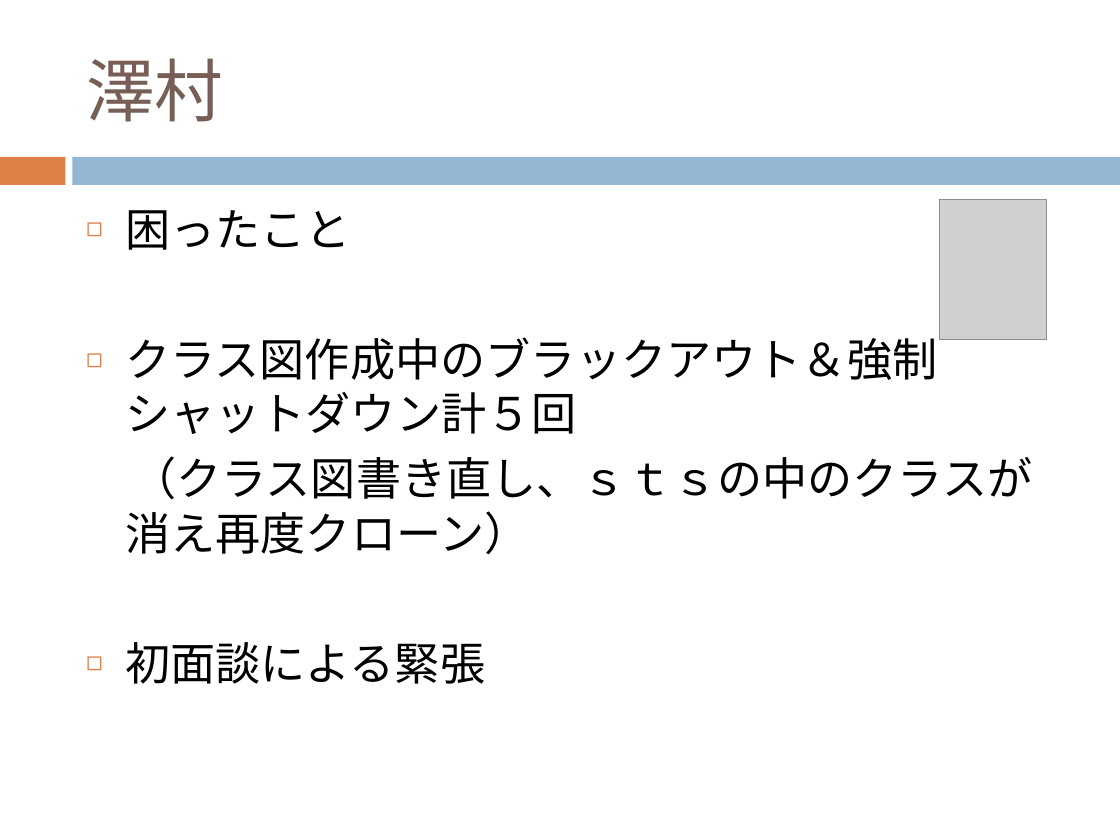
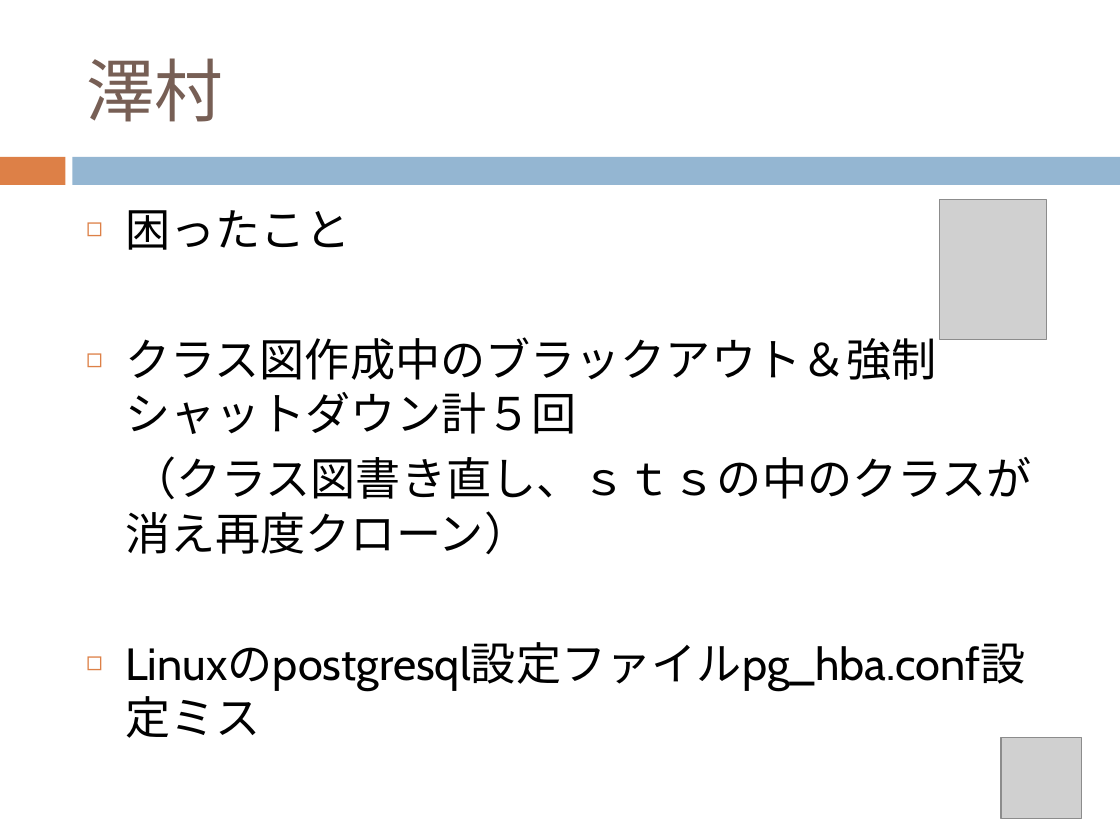
Before and after one commit to chocomegane/springC, a slide deck: slide 18 of document/ECサイト.pptx. Drawn at 1120x840 pixels with LibreOffice and Linux fonts; fonts in the diff are those of the drawing; grey boxes stand for pictures. Boxes give left, top, right and bottom in pixels: in the first picture for what was removed or moved away, otherwise in the second. Text is boxed around its words. In the diff, an @@ line names an element or a change of style, - is before the commit and + after.

```diff
--- a/document/ECサイト.pptx
+++ b/document/ECサイト.pptx
@@ text at (125, 642, 1026, 691): text changed @@
-◻ 初面談による緊張
+◻ Linuxのpostgresql設定ファイルpg_hba.conf設定ミス
@@ picture added at (1001, 737, 1082, 818) @@
```
Also in this commit, not shown: 9 other slides changed, 1 slide added, 1 slide removed, 6 other files.
